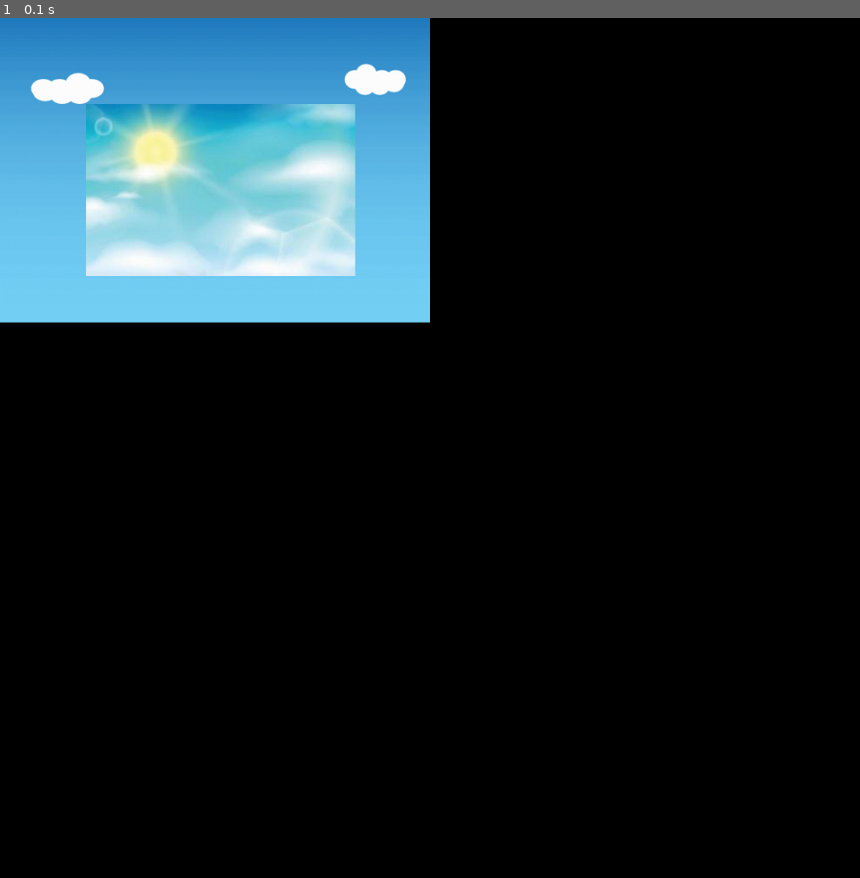
Above: before the commit, frame 1.
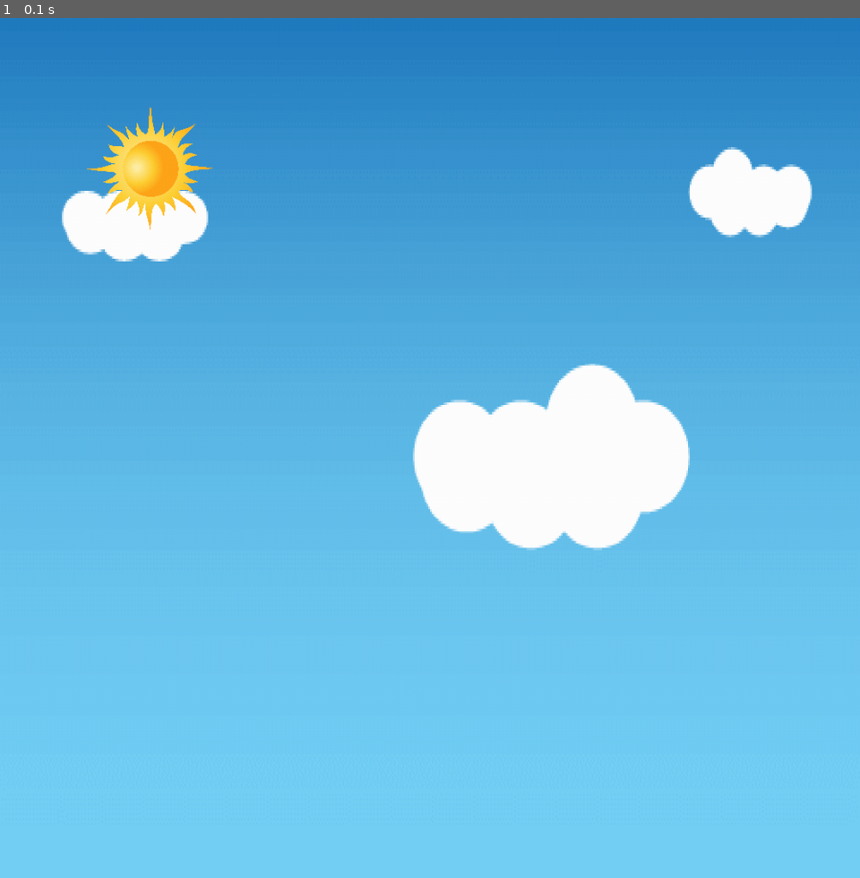
Above: after the commit, the same moment.

Repository: alfred3030/pygame
Game: pygame game, started from platfrom.py
The game is run twice, just before and just after one commit, with the same random seed, the same clock (stepped at 60 frames per second) and the same inputs.
Inputs:
- Up to frame 1 (0.1 s): no input

The runs differ from the first frame. In frame 1, 96% of the frame differs, in the area x 0-100%, y 0-100%.

Commit message:
Platformer1.0
backgrund and sun

Diff:
--- a/platfrom.py
+++ b/platfrom.py
@@ -5,21 +5,32 @@
 
 screen_width = 1000
 screen_height = 1000
-
+width = 150
+height = 150
 screen = pygame.display.set_mode((screen_width, screen_height))
 pygame.display.set_caption('Platformer')
 
+# 設定幀率
+clock = pygame.time.Clock()
+fps = 60
 
-#load images
-sun_img = pygame.image.load('assets/sun_sky.png')
+# 載入並縮放圖片
 bg_img = pygame.image.load('assets/bg.png')
+bg_img = pygame.transform.scale(bg_img, (screen_width, screen_height))
 
+sun_img = pygame.image.load('assets/sun.png')
+sun_img = pygame.transform.scale(sun_img, (width, height))
+
+# 遊戲迴圈
 run = True
 while run:
+    clock.tick(fps)
 
+    # 畫背景和太陽
     screen.blit(bg_img, (0, 0))
     screen.blit(sun_img, (100, 100))
 
+    # 處理事件
     for event in pygame.event.get():
         if event.type == pygame.QUIT:
             run = False
